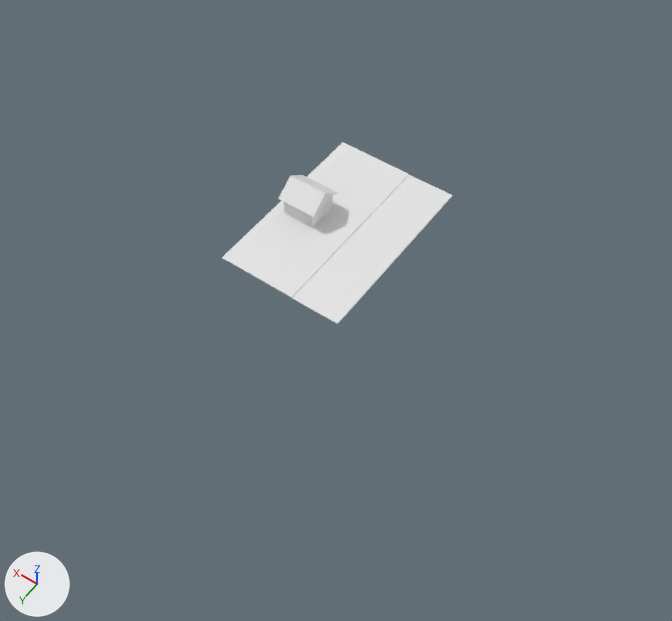
Renders of the Blender file Assets/Meshes/outside.blend from each side of a commit.
Both versions are drawn from a 50 mm lens placed at (-129.0, 178.0, 265.0), pointed at (-2.0, 1.0, -13.0). Every picture has the same lights, and +X, +Y and +Z are marked at lower left.

The first picture shows 'House', 'Street'.
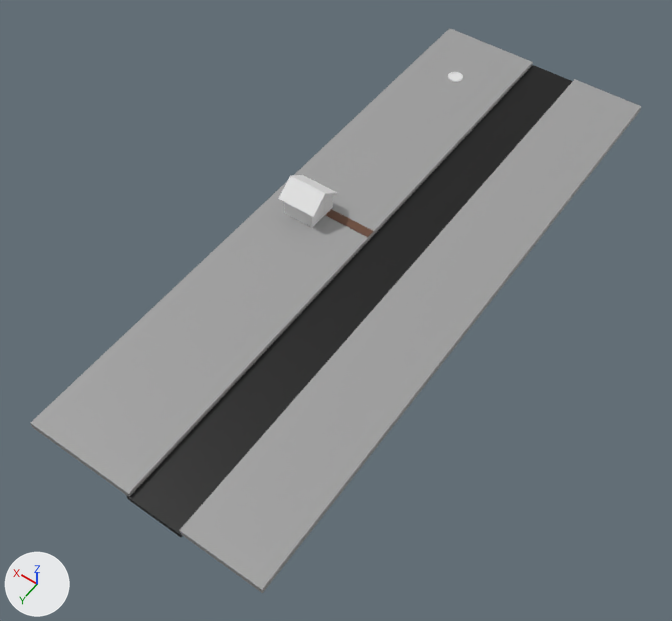
Where the newer file only moved an object's origin or applied its transform, the numbers keep the older frame.

Where the change shows, as pixel boxes [x1, y1, x2, y2] in the pictures (672 x 621 px):
'Sidewalk', added
    after: [30, 28, 533, 496]
'Sidewalk.001', added
    after: [179, 79, 641, 593]
'Street', reshaped, moved, rescaled (93% wider, 158% taller)
    before: [222, 142, 453, 324]
    after: [127, 65, 573, 537]
'Cube', added (brown)
    after: [326, 209, 374, 237]
'Sewer', added
    after: [448, 72, 463, 82]

The change, as a diff of the scene's bpy script:
```diff
--- a/Assets/Meshes/outside.blend.py
+++ b/Assets/Meshes/outside.blend.py
@@ mat_street @@
+mat_street = principled_material('Street')
+mat_street.base_color = (0.0, 0.0, 0.0)  # black #000000
@@ mat_sidewalk @@
+mat_sidewalk = principled_material('Sidewalk')
+mat_sidewalk.base_color = (0.349, 0.349, 0.349)  # grey #9f9f9f
@@ mat_path @@
+mat_path = principled_material('Path')
+mat_path.base_color = (0.143, 0.0636, 0.0348)  # brown #6a4734
@@ me_cube_001 @@
 # used by ob_street; location = (0.0, 0.0, 0.0)
-me_cube_001.from_pydata(...)  # 28 vertices, 26 faces; spans x -12.4..41.2, y -65.2..13.7, z -0.1..0.5
+me_cube_001.from_pydata(...)  # 8 vertices, 6 faces; spans x -1.0..1.0, y -1.0..1.0, z -1.0..1.0
+# me_cube_001 part 1: the whole mesh is rebuilt
+me_cube_001.materials.append(mat_street)  # black #000000
@@ me_cylinder @@
+me_cylinder.from_pydata(...)  # 128 vertices, 98 faces; spans x -1.9..1.9, y -1.9..1.9, z -2.64..1.15
@@ me_cube_005 @@
+me_cube_005.from_pydata(...)  # a box spanning x 14.0..46.0, y -160.0..106.0, z -3.0..0.0
+me_cube_005.materials.append(mat_sidewalk)  # grey #9f9f9f
@@ me_cube_004 @@
+me_cube_004.from_pydata(...)  # a box spanning x -0.77..1.0, y -1.92..1.92, z -1.0..1.0
+me_cube_004.materials.append(mat_path)  # brown #6a4734
@@ me_cube_003 @@
+me_cube_003.from_pydata(...)  # a box spanning x 2.0..46.0, y -160.0..106.0, z -3.0..0.0
+me_cube_003.materials.append(mat_sidewalk)  # grey #9f9f9f
@@ ob_street @@
 ob_street = bpy.data.objects.new('Street', me_cube_001)
-ob_street.location = (0.0, 0.0, 0.0)
+ob_street.location = (-8.2, -26.9, -2.7)
+ob_street.scale = (11.2, -133.0, 1.0)
@@ ob_sewer @@
+ob_sewer = bpy.data.objects.new('Sewer', me_cylinder)
+ob_sewer.location = (25.2, -129.7, -1.3)
+ob_sewer.scale = (1.75, 1.75, 1.75)
@@ ob_sidewalk_001 @@
+ob_sidewalk_001 = bpy.data.objects.new('Sidewalk.001', me_cube_005)
+ob_sidewalk_001.location = (-65.1, 0.0, 0.0)
@@ ob_cube @@
+ob_cube = bpy.data.objects.new('Cube', me_cube_004)
+ob_cube.location = (11.4, -28.8, -0.5)
+ob_cube.scale = (11.7, 1.0, 1.0)
@@ ob_sidewalk @@
+ob_sidewalk = bpy.data.objects.new('Sidewalk', me_cube_003)
+ob_sidewalk.location = (0.0, 0.0, 0.0)
```
